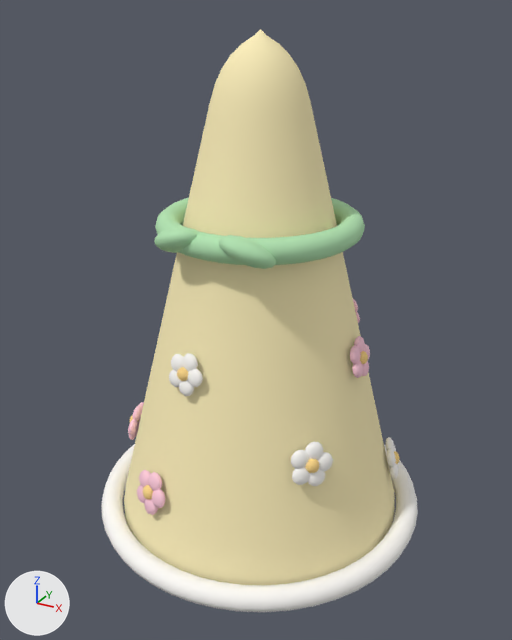
The glTF model modules/Wardrobe/Models/Clothes/flower_dress.glb, before and after one commit.
One viewpoint serves both versions: a camera (50 mm lens) standing at (0.432, -0.797, 1.073) and looking at (0.0, -0.011, 0.68). The axes (+X, +Y, +Z) are drawn at lower left. The lights are the same throughout. The first picture is the older version.

Before the edit, the objects in view are built like this:
```python
me_body = bpy.data.meshes.new('Body')
me_body.from_pydata(...)  # 7765 vertices, 15184 faces; spans x -0.241..0.241, y -0.241..0.241, z -0.066..0.631
# faces by material slot: [4176, 4560, 1408, 1440, 3600]
me_body.materials.append(mat_cloth)  # beige #fff1bc
me_body.materials.append(mat_petal)  # white #fffdf9
me_body.materials.append(mat_sash)  # green #b3e5b3
me_body.materials.append(mat_flowermiddle)  # beige #ffda89
me_body.materials.append(mat_petalpink)  # pink #ffcbdd
ob_body = bpy.data.objects.new('Body', me_body)
ob_body.location = (0.0, 0.0, 0.42)
```
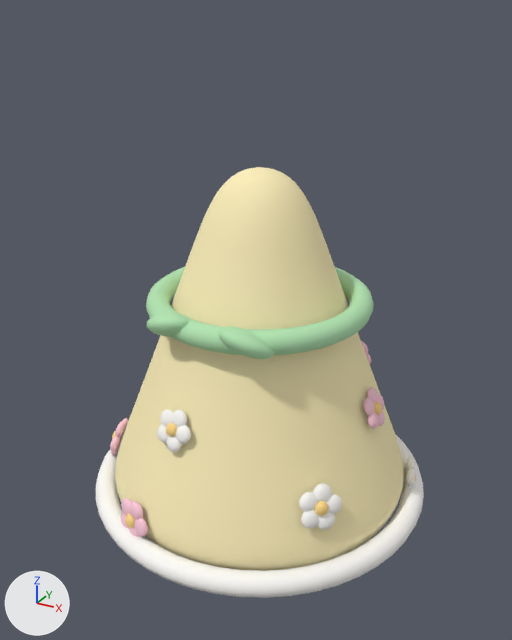
Diff of the bpy script that builds the scene:
```diff
--- a/modules/Wardrobe/Models/Clothes/flower_dress.glb.py
+++ b/modules/Wardrobe/Models/Clothes/flower_dress.glb.py
@@ me_body @@
-me_body.from_pydata(...)  # 7765 vertices, 15184 faces; spans x -0.241..0.241, y -0.241..0.241, z -0.066..0.631
+me_body.from_pydata(...)  # 13382 vertices, 26312 faces; spans x -0.247..0.247, y -0.247..0.247, z -0.066..0.466
+# me_body part 1: a new loose piece, a torus around z (ring radius 0.231, tube radius 0.016) spanning x -0.247..0.247, y -0.247..0.247, z -0.016..0.015, in mat_petal (white #fffdf9)
+# me_body part 2: the loose piece of 62 vertices spanning x 0.171..0.187, y 0.072..0.097, z 0.034..0.06 is multiplied about its middle by the matrix ((0.945, -0.02, 0.328), (-0.02, 0.993, 0.119), (-0.328, -0.119, 0.937)), then moved by (0.031, -0.002, -0.013)
+# me_body part 3: the loose piece of 62 vertices spanning x 0.185..0.201, y 0.042..0.067, z 0.023..0.05 is multiplied about its middle by the matrix ((0.945, -0.02, 0.328), (-0.02, 0.993, 0.119), (-0.328, -0.119, 0.937)), then moved by (0.023, 0.008, -0.01)
+# me_body part 4: the loose piece of 62 vertices spanning x 0.181..0.196, y 0.059..0.078, z 0.038..0.057 is multiplied about its middle by the matrix ((0.872, -0.179, 0.335), (-0.179, 1.299, 0.122), (-0.399, -0.145, 1.291)), then moved by (0.025, -0.006, -0.042), in mat_petal (white #fffdf9)
+# me_body part 5: the loose piece of 62 vertices spanning x 0.172..0.187, y 0.059..0.084, z 0.05..0.077 is multiplied about its middle by the matrix ((0.945, -0.02, 0.328), (-0.02, 0.993, 0.119), (-0.328, -0.119, 0.937)), then moved by (0.027, 0.01, -0.064)
+# me_body part 6: the loose piece of 62 vertices spanning x 0.132..0.151, y -0.122..-0.101, z 0.101..0.126 is moved by (0.027, -0.007, -0.028)
+# me_body part 7: the loose piece of 62 vertices spanning x 0.137..0.156, y -0.111..-0.089, z 0.117..0.142 is scaled about its middle by (1.02, 1.01, 0.973), then moved by (0.01, -0.024, -0.029)
+# me_body part 8: the loose piece of 62 vertices spanning x 0.118..0.138, y -0.136..-0.115, z 0.107..0.132 is multiplied about its middle by the matrix ((0.996, 0.003, -0.09), (0.003, 0.997, 0.076), (0.09, -0.076, 0.993)), then moved by (0.018, -0.015, -0.025)
+# me_body part 9: the loose piece of 62 vertices spanning x 0.115..0.134, y -0.133..-0.112, z 0.127..0.152 is scaled about its middle by (1.02, 1.01, 0.973), then moved by (0.027, -0.023, -0.064)
+# me_body part 10: the loose piece of 62 vertices spanning x 0.126..0.145, y -0.117..-0.096, z 0.133..0.158 is moved by (0.03, -0.025, -0.076)
+# me_body part 11: the loose piece of 62 vertices spanning x -0.034..-0.01, y -0.159..-0.146, z 0.206..0.23 is multiplied about its middle by the matrix ((1.0, -0.001, 0.021), (-0.001, 0.993, 0.121), (-0.021, -0.121, 0.992)), then moved by (0.008, -0.023, -0.055)
+# me_body part 12: the loose piece of 62 vertices spanning x -0.036..-0.018, y -0.158..-0.144, z 0.225..0.243 is multiplied about its middle by the matrix ((1.35, -0.077, 0.049), (-0.077, 0.926, 0.276), (0.001, 0.004, 1.31)), then moved by (0.002, -0.016, -0.056), in mat_petal (white #fffdf9)
+# me_body part 13: the loose piece of 62 vertices spanning x -0.052..-0.027, y -0.154..-0.141, z 0.212..0.236 is multiplied about its middle by the matrix ((1.0, -0.001, 0.021), (-0.001, 0.993, 0.121), (-0.021, -0.121, 0.992)), then moved by (-0.003, -0.019, -0.051)
+# me_body part 14: the loose piece of 62 vertices spanning x -0.072..-0.047, y -0.188..-0.172, z 0.064..0.09 is multiplied about its middle by the matrix ((0.903, -0.16, 0.02), (0.157, 0.897, 0.111), (-0.039, -0.106, 0.91)), then moved by (0.016, 0.007, 0.077), in mat_petal (white #fffdf9)
+# me_body part 15: the loose piece of 62 vertices spanning x -0.062..-0.037, y -0.196..-0.181, z 0.048..0.074 is multiplied about its middle by the matrix ((0.903, -0.16, 0.02), (0.157, 0.897, 0.111), (-0.039, -0.106, 0.91)), then moved by (0.023, 0.01, 0.088), in mat_petal (white #fffdf9)
+# me_body part 16: the loose piece of 2113 vertices spanning x -0.207..0.207, y -0.207..0.207, z -0.066..0.631 is rebuilt with 7730 vertices and now spans x -0.216..0.216, y -0.216..0.216, z -0.066..0.466
+# me_body part 17: 47 loose pieces with 3854 vertices, spanning x -0.241..0.241, y -0.241..0.241, z -0.046..0.519, are deleted
+# me_body part 18: 3374 vertices added at x -0.223..0.221, y -0.224..0.228, z 0.0..0.369
+# other edits to the shape of me_body do not show in these pictures
 me_body.materials.append(mat_cloth)
```

What differs and where, as boxes [x1, y1, x2, y2] in the pictures (512 x 640 px; the box of a moved part takes in the faces that stretch with it):
'Body', reshaped (26% shorter): before [101, 29, 418, 612]; after [96, 167, 424, 598]
part 1 of me_body, added: after [96, 434, 424, 598]
part 2 of me_body, moved or reshaped (not visible before): after [406, 456, 415, 471]
part 3 of me_body, moved or reshaped: before [389, 463, 398, 479]; after [406, 468, 415, 486]
part 4 of me_body, moved or reshaped: before [394, 451, 400, 464]; after [403, 482, 412, 490]
part 5 of me_body, moved or reshaped (not visible afterwards): before [385, 437, 395, 452]
part 6 of me_body, moved or reshaped: before [308, 469, 325, 486]; after [326, 494, 342, 514]
part 7 of me_body, moved or reshaped: before [318, 452, 333, 472]; after [313, 483, 332, 502]
part 8 of me_body, moved or reshaped: before [292, 467, 311, 485]; after [299, 492, 318, 512]
part 9 of me_body, moved or reshaped: before [291, 450, 309, 469]; after [301, 510, 320, 528]
part 10 of me_body, moved or reshaped: before [305, 442, 323, 460]; after [318, 512, 335, 530]
part 11 of me_body, moved or reshaped: before [179, 380, 194, 396]; after [175, 425, 191, 444]
part 12 of me_body, moved or reshaped: before [177, 367, 188, 381]; after [172, 410, 187, 428]
part 13 of me_body, moved or reshaped: before [169, 370, 181, 387]; after [160, 409, 173, 427]
part 14 of me_body, moved or reshaped: before [148, 472, 162, 491]; after [157, 425, 169, 443]
part 15 of me_body, moved or reshaped: before [152, 489, 165, 508]; after [166, 436, 182, 452]
part 16 of me_body, rebuilt (7% wider, 27% shorter): before [124, 29, 395, 585]; after [115, 167, 404, 571]
part 17 of me_body, deleted: before [101, 152, 418, 612]
part 18 of me_body, added: after [110, 267, 416, 537]
